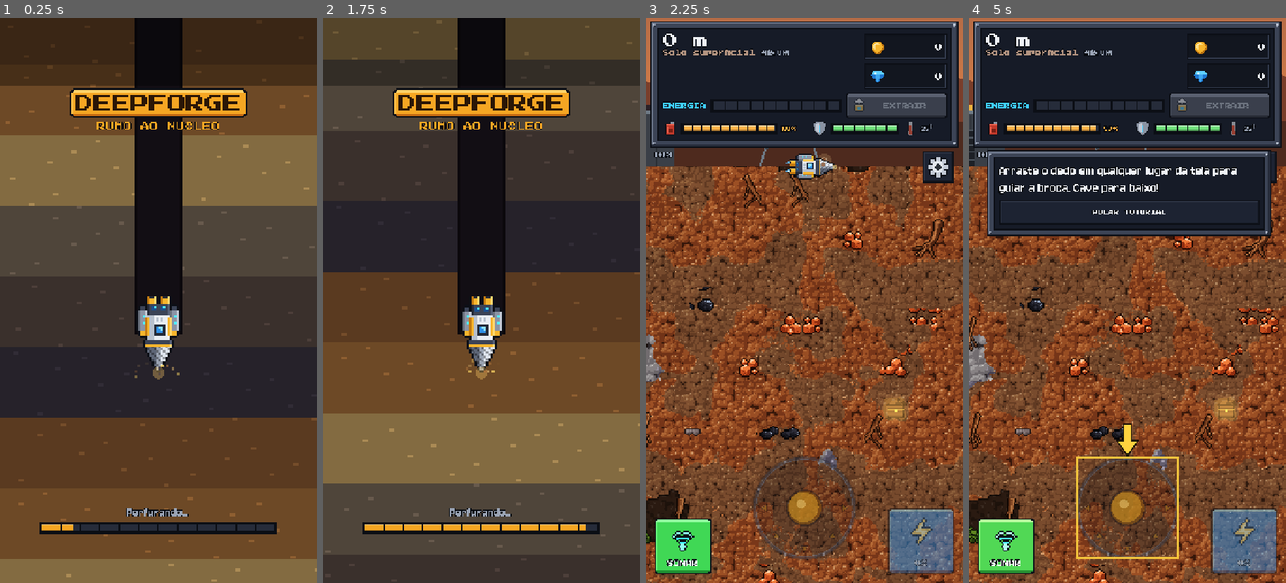
Above: before the commit, frames 1-4 (left to right).
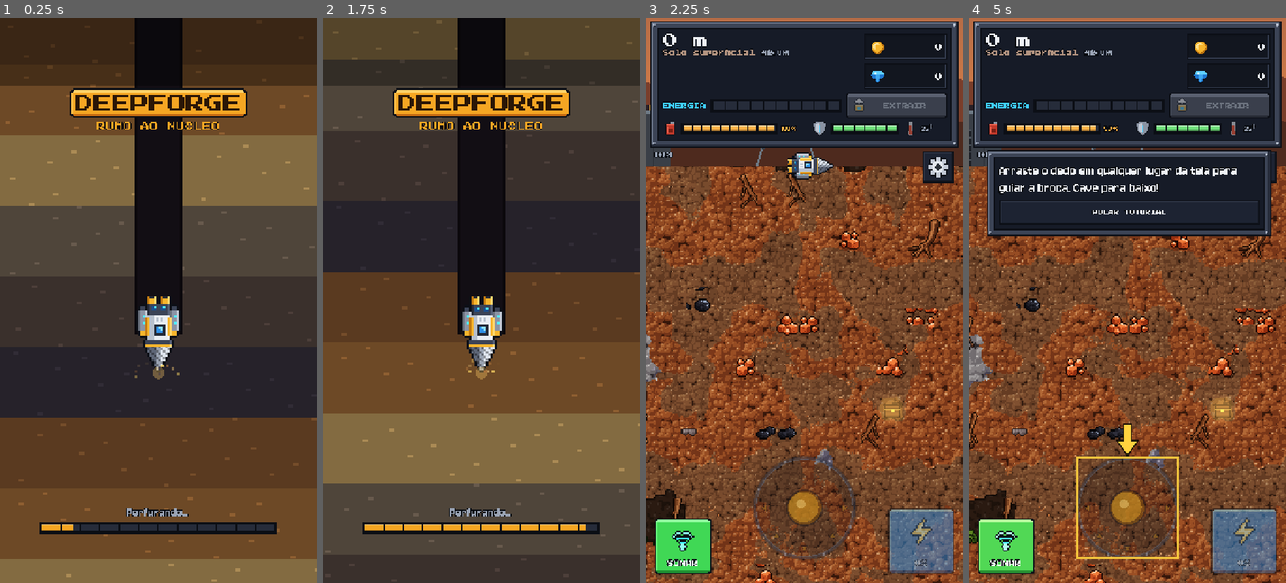
Above: after the commit, the same moments.

Repository: antuneslibano/Mobile-Game
Game: Godot game, scene res://scenes/main.tscn
Same seed, same stepped clock (60 frames per second), same inputs: the game is played once before the commit and once after it.
Inputs (mouse positions are in pixels of both pictures, inside the frame that each line leads up to):
- Up to frame 1 (0.25 s): no input
- Up to frame 2 (1.75 s): move the mouse to (551, 272) at 0.52 s; hold Right 0.53-1.25 s; hold Shift 0.53-1.25 s; click (551, 272) at 0.67 s; tap Space at 0.77 s; drag from (418, 328) to (465, 413) at 1.27 s
- Up to frame 3 (2.25 s): move the mouse to (836, 176) at 2.02 s; hold Right from 2.03 s (still down); hold Shift from 2.03 s (still down); click (836, 176) at 2.17 s
- Up to frame 4 (5 s): release Right at 2.75 s; release Shift at 2.75 s; drag from (1111, 413) to (1032, 215) at 2.77 s; click "ENTENDI" at 3.5 s; move the mouse to (1222, 385) at 4.27 s; hold Left from 4.28 s (still down); hold Shift from 4.28 s (still down); click (1222, 385) at 4.42 s; tap Space at 4.52 s

Frames 1-2 are identical in both runs. In frame 3, 29% of the frame differs, in the area x 0-100%, y 10-100%; in frame 4, 24%.

Commit message:
WIP 0.19: ondas de calor na tela, som de acerto no guardião e desgaste da nave
Co-Authored-By: Claude Opus 5.5 <noreply@anthropic.com>
Claude-Session: https://claude.ai/code/session_01Mcsue5fadkx3nga8cXk9L2

Diff:
--- a/scripts/audio/sfx.gd
+++ b/scripts/audio/sfx.gd
@@ -282,6 +282,14 @@
 	# Batida metálica: rocha-mãe ou minério duro demais.
 	_streams[&"clank"] = _synth(0.3, false, func(t: float, _i: int) -> float:
 		return (sin(TAU * 900.0 * t) * 0.5 + sin(TAU * 1340.0 * t) * 0.35 + sin(TAU * 2110.0 * t) * 0.2) * exp(-t * 16.0), 0.55)
+	# Acerto no guardião (0.19): baque grosso de carne-mineral (tom que cai, com
+	# harmônicos que o alto-falante toca), estalo úmido e um anel de cristal rachando.
+	_streams[&"boss_hit"] = _synth(0.42, false, func(t: float, _i: int) -> float:
+		var f: float = 170.0 - 100.0 * minf(1.0, t * 6.0)
+		var thump: float = (sin(TAU * f * t) + 0.7 * sin(TAU * f * 2.0 * t) + 0.4 * sin(TAU * f * 3.0 * t)) * exp(-t * 9.0)
+		var squelch: float = (rng.randf() * 2.0 - 1.0) * exp(-t * 30.0) * 0.6
+		var ring: float = (sin(TAU * 1480.0 * t) * 0.5 + sin(TAU * 2230.0 * t) * 0.3) * exp(-t * 7.0) * minf(1.0, t * 40.0)
+		return thump * 0.7 + squelch + ring * 0.45, 0.75)
 	# Coleta: dois toques subindo.
 	_streams[&"pickup"] = _synth(0.16, false, func(t: float, _i: int) -> float:
 		var f: float = 880.0 if t < 0.07 else 1320.0
--- a/scripts/autoload/event_bus.gd
+++ b/scripts/autoload/event_bus.gd
@@ -56,3 +56,6 @@
 signal drill_too_weak(block_id: int)
 ## Baú aberto: raridade (0 comum, 1 raro, 2 lendário), recompensa e planta (ou &"").
 signal chest_opened(rarity: int, blueprint: StringName)
+
+## Desgaste (0.19): a expedição começou com a nave desgastada (fração de eficiência perdida).
+signal wear_alert(penalty: float)
--- a/scripts/autoload/game_state.gd
+++ b/scripts/autoload/game_state.gd
@@ -41,6 +41,8 @@
 var journal_seen: int = 0
 ## Tutorial jogável (0.18) concluído ou pulado. Perfil novo começa por ele.
 var tutorial_done: bool = false
+## Desgaste da nave (0.19, WearRules): sujeira, ferrugem e amassados (0..1).
+var wear: Dictionary = WearRules.fresh()
 ## Visual escolhido no Hangar ({encaixe: opção}; vazio = automático) e quantas opções o
 ## jogador já viu liberadas (alerta do Hangar).
 var looks: Dictionary = {}
@@ -68,6 +70,7 @@
 	pending_notice = ""
 	journal_seen = 0
 	tutorial_done = false
+	wear = WearRules.fresh()
 	looks = {}
 	_look_cache = {}
 	looks_seen = 0
@@ -267,6 +270,7 @@
 		"region": region_id, "rescued": rescued, "reason": reason, "kept": kept, "lost": lost,
 		"value_kept": value_kept, "value_lost": value_lost, "depth": max_depth_m,
 		"events": expedition_events.duplicate(),
+		"wear": WearRules.to_dict(wear),
 	}
 	expedition_active = false
 	expedition_start_cargo = {}
@@ -351,6 +355,7 @@
 		"expedition": exp,
 		"journal_seen": journal_seen,
 		"tutorial_done": tutorial_done,
+		"wear": WearRules.to_dict(wear),
 		"looks": _string_keys(looks),
 		"looks_seen": looks_seen,
 		"creatures": _string_keys(creatures),
@@ -443,6 +448,7 @@
 	journal_seen = maxi(0, int(d.get("journal_seen", 0)))
 	# Salvamentos anteriores à 0.18 são de quem já jogava: o tutorial conta como feito.
 	tutorial_done = bool(d.get("tutorial_done", true))
+	wear = WearRules.from_dict(d.get("wear", {}))
 	looks_seen = maxi(0, int(d.get("looks_seen", 0)))
 	region_variant = {}
 	var rv: Variant = d.get("variants", {})
--- a/scripts/data/balance.gd
+++ b/scripts/data/balance.gd
@@ -156,7 +156,16 @@
 const FOG_FULL_DEPTH_M: float = 12.0
 ## Sonar: recarga (s), alcance (blocos), velocidade da onda (blocos/s), duração dos sinais.
 const SONAR_COOLDOWN: float = 12.0
-const BOSS_MUSIC_RANGE_M: int = 50            ## Tema do guardião começa a esta distância da câmara.
+const BOSS_MUSIC_RANGE_M: int = 50
+## Desgaste da nave (0.19, WearRules).
+const WEAR_DIRT_PER_BLOCK: float = 0.0025      ## 400 blocos sujam a nave toda.
+const WEAR_RUST_PER_BLOCK: float = 0.0008      ## Ferrugem vem mais devagar.
+const WEAR_DENTS_PER_HULL: float = 0.6         ## Amassados por fração do casco perdida.
+const WEAR_DIRT_PENALTY: float = 0.12          ## Sujeira total: −12% de golpes/s.
+const WEAR_RUST_PENALTY: float = 0.13          ## Ferrugem total: −13% de golpes/s.
+const WEAR_PENALTY_MAX: float = 0.25
+const WEAR_DENTS_HULL: float = 0.3             ## Amassados totais: começa com 70% do casco.
+const WEAR_CARE_ALERT: float = 0.35            ## Acima disso o Hangar avisa.            ## Tema do guardião começa a esta distância da câmara.
 const SONAR_RANGE_BLOCKS: float = 22.0
 const SONAR_SPEED_BLOCKS: float = 26.0
 const SONAR_BLIP_SEC: float = 7.0
--- a/scripts/game/game.gd
+++ b/scripts/game/game.gd
@@ -26,6 +26,8 @@
 signal guardian_defeated(hull_ratio: float)
 
 
+var shimmer: HeatShimmer
+var _last_hull: float = 0.0
 var _crumb_depth: int = -1
 
 func _ready() -> void:
@@ -79,6 +81,10 @@
 	sonar.drill = drill
 	sonar.creatures = creatures
 	fog.sonar = sonar
+	shimmer = HeatShimmer.new()
+	shimmer.name = "HeatShimmer"
+	add_child(shimmer)
+	shimmer.drill = drill
 
 
 ## Começa uma expedição: mundo fixo da região (com a escavação salva) e a nave na
@@ -107,6 +113,14 @@
 		world.fill_circle(spawn, Balance.BIT_RADIUS_PX + 6.0, BlockRegistry.AIR)
 	_apply_stats()
 	drill.setup(world, spawn, world_seed)
+	# Desgaste (0.19): amassados fazem começar com o casco ferido; sujeira e ferrugem
+	# deixam a broca mais lenta.
+	drill.vitals.hull = drill.vitals.hull_max * WearRules.hull_start_ratio(GameState.wear)
+	drill.wear_penalty = WearRules.penalty(GameState.wear)
+	_last_hull = drill.vitals.hull
+	if drill.wear_penalty >= 0.08 and start_row <= 0:
+		get_tree().create_timer(2.5).timeout.connect(func() -> void:
+			EventBus.wear_alert.emit(drill.wear_penalty))
 	drill.visible = true
 	rig.show_at(spawn, false)
 	_on_modules_changed(GameState.economy.equipped_modules)
@@ -151,6 +165,10 @@
 		return
 	var intent: DrillIntent = input.get_intent()
 	drill.physics_step(delta, intent)
+	# Amassados: toda perda de casco (pancadas, calor, mordidas, guardião) conta.
+	if drill.vitals.hull < _last_hull:
+		WearRules.add_damage(GameState.wear, _last_hull - drill.vitals.hull, drill.vitals.hull_max)
+	_last_hull = drill.vitals.hull
 	# Diagnóstico: onde a nave está (gravado de tempos em tempos pelo Guard).
 	var dm: int = drill.depth_m() / 10 * 10
 	if dm != _crumb_depth:
@@ -239,6 +257,7 @@
 		var p := Vector2(drill.position.x, guardian.body_top)
 		fx.emit_burst(p, guardian.glow_color, 4, 220.0, 0.35, 3.0, 600.0)
 		camera.add_shake(0.05)
+		Sfx.play(&"boss_hit", randf_range(0.85, 1.1), -3.0, 0.16)
 	if guardian.take_damage(dps * delta):
 		_on_guardian_defeated()
 
@@ -284,6 +303,17 @@
 	for c in drill.get_children():
 		if c is DrillVisual:
 			(c as DrillVisual).look = GameState.ship_look()
+	_apply_wear_visual()
+
+
+## Nave suja e enferrujada fica mais escura e amarronzada no jogo também.
+func _apply_wear_visual() -> void:
+	var dirt: float = float(GameState.wear.get(&"dirt", 0.0))
+	var rust: float = float(GameState.wear.get(&"rust", 0.0))
+	var tint := Color.WHITE.lerp(Color(0.72, 0.62, 0.5), clampf(dirt * 0.6 + rust * 0.4, 0.0, 1.0) * 0.6)
+	for c in drill.get_children():
+		if c is DrillVisual:
+			(c as DrillVisual).modulate = tint
 
 
 func _on_dig_hit(point: Vector2, material_id: int, crit: bool, removed: int) -> void:
@@ -306,6 +336,10 @@
 		removed += int(counts[id])
 		if BlockRegistry.get_def(id).special != &"":
 			special = true
+	# Desgaste (0.19): cada bloco quebrado suja e enferruja um pouco a nave.
+	WearRules.add_dig(GameState.wear, removed)
+	drill.wear_penalty = WearRules.penalty(GameState.wear)
+	_apply_wear_visual()
 	if special:
 		fx.emit_burst(at, Color("fff2a8"), 10, 300.0, 0.8, 3.0, 150.0)
 		camera.add_shake(0.25)
@@ -315,6 +349,12 @@
 
 
 func _on_unbreakable(point: Vector2) -> void:
+	# No corpo do guardião (0.19): som próprio de acerto, não o "clank" da rocha-mãe.
+	if guardian.alive and guardian.on_body(drill.position, drill.radius + 10.0):
+		Sfx.play(&"boss_hit", randf_range(0.85, 1.1), -3.0, 0.16)
+		fx.emit_burst(point, guardian.glow_color, 6, 240.0, 0.4, 3.0, 400.0)
+		camera.add_shake(0.1)
+		return
 	Sfx.play(&"clank", randf_range(0.9, 1.1), -6.0, 0.2)
 	fx.sparks(point, 5)
 	camera.add_shake(0.08)
--- a/scripts/gameplay/drill.gd
+++ b/scripts/gameplay/drill.gd
@@ -46,6 +46,8 @@
 ## Multiplicador atual de golpes/s (Sobrecarga × calor).
 var speed_mult: float = 1.0
 var heat_penalty: float = 0.0
+## Perda de eficiência pelo desgaste (sujeira e ferrugem; Game atualiza).
+var wear_penalty: float = 0.0
 var radius: float = Balance.DRILL_RADIUS_PX
 ## Tensão da broca (0.13): sobe ao forçar minério duro demais; acima de 1 fere o casco.
 var strain: float = 0.0
@@ -121,7 +123,7 @@
 	if energy.step(delta, stats, intent.boost):
 		boost_started.emit()
 	heat_penalty = HeatRules.penalty(depth_m(), stats.temp_limit)
-	speed_mult = energy.speed_mult(stats) * (1.0 - heat_penalty)
+	speed_mult = energy.speed_mult(stats) * (1.0 - heat_penalty) * (1.0 - wear_penalty)
 
 	var a: Vector2 = DrillIntent.sanitize(intent.aim) if not disabled else Vector2.ZERO
 	var throttle: float = a.length()
--- /dev/null
+++ b/scripts/gameplay/wear_rules.gd
@@ -0,0 +1,60 @@
+class_name WearRules
+extends RefCounted
+## Desgaste da nave (0.19): quebrar blocos suja e enferruja a nave; levar dano amassa o
+## casco. Sujeira e ferrugem deixam a broca mais lenta; amassados fazem a expedição
+## começar com o casco já ferido. Limpa e conserta no Hangar (arrastando as ferramentas).
+## Estado: {"dirt": 0..1, "rust": 0..1, "dents": 0..1}.
+
+const KINDS: Array[StringName] = [&"dirt", &"rust", &"dents"]
+const NAMES: Dictionary = {&"dirt": "Sujeira", &"rust": "Ferrugem", &"dents": "Amassados"}
+
+
+static func fresh() -> Dictionary:
+	return {&"dirt": 0.0, &"rust": 0.0, &"dents": 0.0}
+
+
+## Células removidas pela broca (16 = 1 bloco).
+static func add_dig(w: Dictionary, cells: int) -> void:
+	var blocks: float = float(cells) / Balance.CELLS_PER_BLOCK
+	w[&"dirt"] = minf(1.0, float(w.get(&"dirt", 0.0)) + blocks * Balance.WEAR_DIRT_PER_BLOCK)
+	w[&"rust"] = minf(1.0, float(w.get(&"rust", 0.0)) + blocks * Balance.WEAR_RUST_PER_BLOCK)
+
+
+## Dano no casco (amassados proporcionais à fração do casco perdida).
+static func add_damage(w: Dictionary, amount: float, hull_max: float) -> void:
+	if amount <= 0.0 or hull_max <= 0.0:
+		return
+	w[&"dents"] = minf(1.0, float(w.get(&"dents", 0.0)) + amount / hull_max * Balance.WEAR_DENTS_PER_HULL)
+
+
+## Fração de eficiência perdida pela broca (sujeira + ferrugem).
+static func penalty(w: Dictionary) -> float:
+	return minf(Balance.WEAR_PENALTY_MAX, float(w.get(&"dirt", 0.0)) * Balance.WEAR_DIRT_PENALTY + float(w.get(&"rust", 0.0)) * Balance.WEAR_RUST_PENALTY)
+
+
+## Fração do casco com que a expedição começa (amassados).
+static func hull_start_ratio(w: Dictionary) -> float:
+	return 1.0 - float(w.get(&"dents", 0.0)) * Balance.WEAR_DENTS_HULL
+
+
+## Algo para cuidar (aviso do Hangar).
+static func needs_care(w: Dictionary) -> bool:
+	for k in KINDS:
+		if float(w.get(k, 0.0)) >= Balance.WEAR_CARE_ALERT:
+			return true
+	return false
+
+
+static func from_dict(d: Variant) -> Dictionary:
+	var w: Dictionary = fresh()
+	if d is Dictionary:
+		for k in KINDS:
+			w[k] = clampf(float((d as Dictionary).get(String(k), 0.0)), 0.0, 1.0)
+	return w
+
+
+static func to_dict(w: Dictionary) -> Dictionary:
+	var out: Dictionary = {}
+	for k in KINDS:
+		out[String(k)] = snappedf(float(w.get(k, 0.0)), 0.001)
+	return out
--- /dev/null
+++ b/scripts/render/heat_shimmer.gd
@@ -0,0 +1,49 @@
+class_name HeatShimmer
+extends CanvasLayer
+## Tela tremulando com o calor (0.19): quando a nave passa do limite térmico, o mundo
+## ondula como ar quente (shader heat_shimmer). Fica entre a névoa e o HUD, então os
+## botões continuam nítidos. Desligado no modo de compatibilidade 2 ou mais.
+
+var drill: Drill
+var _rect: ColorRect
+var _mat: ShaderMaterial
+var _strength: float = 0.0
+var _t: float = 0.0
+
+
+func _ready() -> void:
+	layer = 4
+	# Copia a tela aqui (já com o mundo e a névoa desenhados) para o shader ler.
+	var copy := BackBufferCopy.new()
+	copy.copy_mode = BackBufferCopy.COPY_MODE_VIEWPORT
+	add_child(copy)
+	_rect = ColorRect.new()
+	_rect.name = "HeatShimmer"
+	_rect.mouse_filter = Control.MOUSE_FILTER_IGNORE
+	_rect.set_anchors_preset(Control.PRESET_FULL_RECT)
+	_mat = ShaderMaterial.new()
+	_mat.shader = load("res://shaders/heat_shimmer.gdshader") as Shader
+	_rect.material = _mat
+	_rect.visible = false
+	add_child(_rect)
+
+
+## Intensidade desejada (0..1) a partir da perda de eficiência pelo calor.
+static func target_strength(penalty: float) -> float:
+	return clampf(penalty / Balance.HEAT_PENALTY_MAX, 0.0, 1.0)
+
+
+func _process(delta: float) -> void:
+	if drill == null or Guard.compat_level >= 2:
+		_rect.visible = false
+		return
+	var target: float = target_strength(drill.heat_penalty) if drill.is_inside_tree() and drill.visible else 0.0
+	# Entra devagar e sai devagar (sem "piscar" ao cruzar o limite).
+	_strength = move_toward(_strength, target, delta * 0.8)
+	_rect.visible = _strength > 0.01
+	if not _rect.visible:
+		return
+	_t += delta
+	_mat.set_shader_parameter("strength", 0.25 + 0.75 * _strength)
+	_mat.set_shader_parameter("time", _t)
+	_mat.set_shader_parameter("rect_size", _rect.get_viewport_rect().size)
--- a/scripts/ui/base_screen.gd
+++ b/scripts/ui/base_screen.gd
@@ -76,6 +76,8 @@
 		&"lab":
 			return Journal.unlocked(econ.discovered, GameState.done, GameState.creatures).size() > GameState.journal_seen
 		&"hangar":
+			if WearRules.needs_care(GameState.wear):
+				return true
 			if ShipLooks.unlocked_count(econ, GameState.done) > GameState.looks_seen:
 				return true
 			for id in ModuleSystem.ALL:
--- a/scripts/ui/expedition_report.gd
+++ b/scripts/ui/expedition_report.gd
@@ -92,6 +92,11 @@
 		for k: Variant in lost:
 			_item(StringName(k), int(lost[k]), UiTheme.RED, "−")
 		_box.add_child(UiTheme.label("−%d créditos" % int(r.get("value_lost", 0)), 25, UiTheme.RED, 700))
+	# Desgaste (0.19): avisa quando a nave voltou precisando de cuidado.
+	var wear: Dictionary = WearRules.from_dict(r.get("wear", {}))
+	if WearRules.needs_care(wear):
+		v.add_child(_wrap("A nave voltou desgastada (sujeira %d%%, ferrugem %d%%, amassados %d%%): cuide dela no Hangar." % [
+				roundi(float(wear[&"dirt"]) * 100.0), roundi(float(wear[&"rust"]) * 100.0), roundi(float(wear[&"dents"]) * 100.0)], 22, Color("ffb347")))
 	var events: Array = Array(r.get("events", []))
 	if not events.is_empty():
 		_section("CONQUISTAS")
--- a/scripts/ui/hud.gd
+++ b/scripts/ui/hud.gd
@@ -63,6 +63,8 @@
 func _ready() -> void:
 	_build()
 	EventBus.depth_changed.connect(_on_depth_changed)
+	EventBus.wear_alert.connect(func(p: float) -> void:
+		show_alert("NAVE DESGASTADA −%d%% · CUIDE DELA NO HANGAR" % roundi(p * 100.0), Color("ffb347")))
 	EventBus.biome_changed.connect(_on_biome_changed)
 	EventBus.material_dug.connect(func(_a: Vector2, _c: Dictionary) -> void: _dismiss_hint())
 	EventBus.overdrive_ready.connect(func() -> void: _show_banner("SOBRECARGA PRONTA", UiTheme.BLUE))
@@ -527,12 +529,11 @@
 	_biome_label.add_theme_color_override("font_color", biome.ui_color)
 
 
-## Calor (0.18): a etiqueta só aparece superaquecendo (com a perda de velocidade).
+## Calor: a perda de eficiência aparece no aviso de superaquecimento (0.19), que tem
+## espaço; aqui fica só o tom avermelhado da tela.
 func _set_heat(_depth_m: int, penalty: float) -> void:
-	_heat_label.visible = penalty > 0.0
-	if penalty > 0.0:
-		_heat_label.text = "broca −%.0f%%" % (penalty * 100.0)
-	_heat_tint.color.a = penalty * 0.45
+	_heat_label.visible = false
+	_heat_tint.color.a = penalty * 0.3
 
 
 func _on_cargo_changed(_count: int, _value: int) -> void:
@@ -586,7 +587,7 @@
 	elif v.hull_dps > 0.0:
 		tint = Color(1.0, 0.12, 0.05)
 		strength = 0.35 + 0.25 * blink
-		text = "SUPERAQUECENDO %d°/%d°  ·  CASCO −%.0f/s" % [roundi(temp), roundi(limit), v.hull_dps]
+		text = "SUPERAQUECENDO %d°/%d°\nBROCA −%.0f%%  ·  CASCO −%.0f/s" % [roundi(temp), roundi(limit), drill.heat_penalty * 100.0, v.hull_dps]
 	elif fr <= Balance.FUEL_CRITICAL_RATIO:
 		tint = Color(1.0, 0.12, 0.04)
 		strength = 0.45 + 0.35 * blink
--- /dev/null
+++ b/shaders/heat_shimmer.gdshader
@@ -0,0 +1,24 @@
+shader_type canvas_item;
+// Ondas de calor (0.19): distorce o que já foi desenhado (mundo, névoa) com ondas que
+// sobem, como ar quente. strength 0..1 vem do quanto a nave passou do limite térmico.
+
+uniform sampler2D screen_tex : hint_screen_texture, filter_nearest;
+uniform float strength = 0.0;
+uniform float time = 0.0;
+uniform vec2 rect_size = vec2(720.0, 1280.0);
+
+void fragment() {
+	vec2 uv = SCREEN_UV;
+	vec2 p = UV * rect_size;
+	// Duas ondas: uma larga e lenta, uma fina e rápida, subindo; mais forte embaixo.
+	float rise = time * 2.2;
+	float w1 = sin(p.y * 0.035 + rise * 1.7 + sin(p.x * 0.01) * 2.0);
+	float w2 = sin(p.y * 0.11 - rise * 3.1 + p.x * 0.02);
+	float amp = strength * (0.55 + 0.45 * UV.y);
+	vec2 off = vec2(w1 * 3.2 + w2 * 1.3, w2 * 1.6) * amp / rect_size;
+	vec3 c = texture(screen_tex, uv + off).rgb;
+	// Leve tom quente e um brilho que pulsa.
+	c = mix(c, c * vec3(1.12, 0.95, 0.82), strength * 0.6);
+	c += vec3(0.08, 0.025, 0.0) * strength * (0.5 + 0.5 * sin(rise * 2.0));
+	COLOR = vec4(c, 1.0);
+}
--- a/tests/test_creatures.gd
+++ b/tests/test_creatures.gd
@@ -182,7 +182,7 @@
 func test_sounds() -> void:
 	var s := load("res://scripts/audio/sfx.gd").new() as Node
 	s.call("_build_all")
-	for n: StringName in [&"drill", &"engine", &"hit", &"break", &"clank", &"pickup", &"chest", &"ship_hit", &"creature", &"boost", &"click", &"whoosh", &"firefly", &"mole", &"spider", &"worm", &"bite"]:
+	for n: StringName in [&"drill", &"engine", &"hit", &"break", &"clank", &"pickup", &"chest", &"ship_hit", &"creature", &"boost", &"click", &"whoosh", &"firefly", &"mole", &"spider", &"worm", &"bite", &"boss_hit"]:
 		var st: AudioStreamWAV = (s.get("_streams") as Dictionary).get(n)
 		check(st != null and st.data.size() > 100, "som %s gerado" % n)
 	for n: StringName in [&"shutter", &"door_slam"]:
@@ -266,6 +266,21 @@
 	check(is_equal_approx(1200.0 - lr.x - lr.y, SafeArea.MAX_CONTENT_W) and is_equal_approx(lr.x, lr.y), "tablet: conteúdo centralizado com largura máxima")
 	vp.queue_free()
 	SafeArea.debug_insets = old
+
+
+## 0.19: desgaste da nave (sujeira, ferrugem, amassados).
+func test_wear_rules() -> void:
+	var w: Dictionary = WearRules.fresh()
+	check_eq(WearRules.penalty(w), 0.0, "nave nova sem perda")
+	WearRules.add_dig(w, 200 * Balance.CELLS_PER_BLOCK)
+	check(float(w[&"dirt"]) > float(w[&"rust"]) and float(w[&"rust"]) > 0.0, "cavar suja mais do que enferruja")
+	WearRules.add_dig(w, 100000 * Balance.CELLS_PER_BLOCK)
+	check(is_equal_approx(float(w[&"dirt"]), 1.0) and is_equal_approx(WearRules.penalty(w), Balance.WEAR_PENALTY_MAX), "desgaste limitado")
+	WearRules.add_damage(w, 50.0, 100.0)
+	check(float(w[&"dents"]) > 0.0 and WearRules.hull_start_ratio(w) < 1.0, "dano amassa e o casco começa ferido")
+	check(WearRules.needs_care(w), "nave desgastada pede cuidado")
+	var back: Dictionary = WearRules.from_dict(JSON.parse_string(JSON.stringify(WearRules.to_dict(w))))
+	check(absf(float(back[&"dents"]) - float(w[&"dents"])) < 0.01, "desgaste salvo e restaurado")
 
 
 ## 0.15: plantas bioluminescentes nas cavernas do Vale (e só no Vale), espaçadas.
Not shown, added: scripts/gameplay/wear_rules.gd.uid
Not shown, added: scripts/render/heat_shimmer.gd.uid
Not shown, added: shaders/heat_shimmer.gdshader.uid
